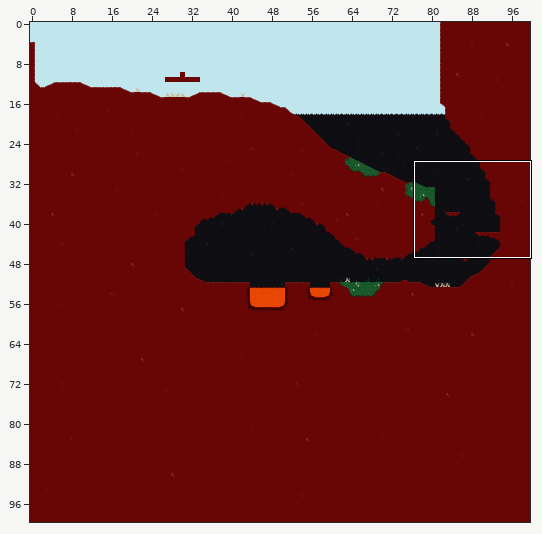
Tiled map: game/data/maps/start.tmx. Above: a wide view before the commit, with the close-up outlined.
Close-up. The starting point:
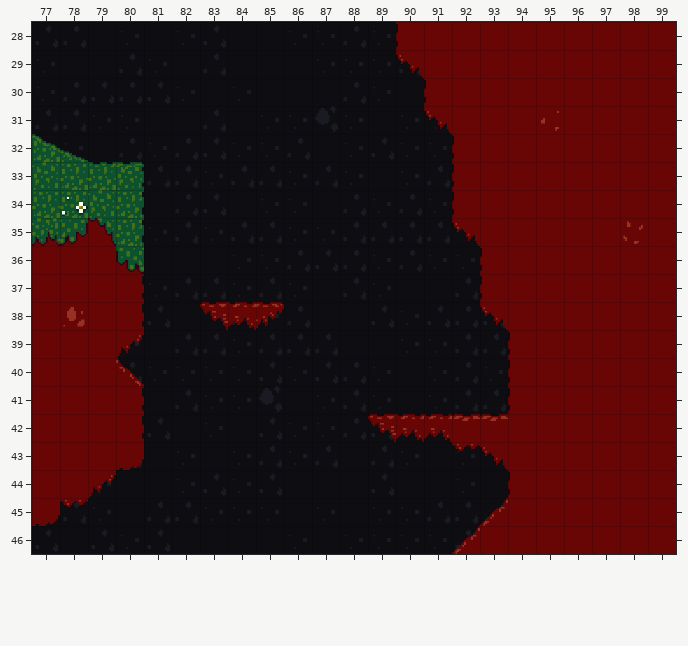
Cells are 32x32 px. Shown: x 77..99, y 28..46. The commit also changed other parts of the map, which this record leaves out.
After the commit:
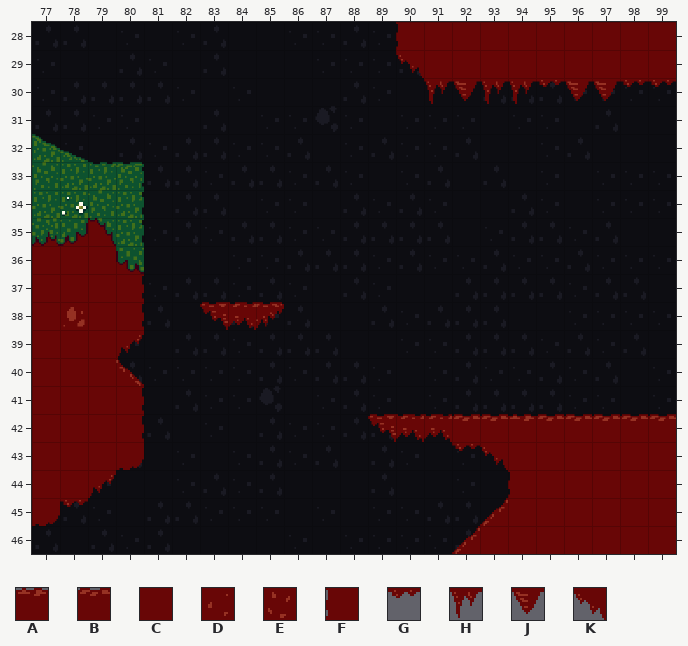
Key: from "tileset": A 3 "block", B 4 "block", C 17 "block", D 19 "block", E 20 "block", F 24 "block", G 34, H 35, J 36, K 38.
_ is an empty cell.
From old to new:
{"where": "layer \"Foreground\""}
{"y":30,"x":91,"old":"FCCCCCCCC","new":"HJHHGJJGG"}
{"y":31,"x":91,"old":"KCCCDCCCC","new":"_________"}
{"y":32,"x":92,"old":"FCCCCCCC","new":"________"}
{"y":33,"x":92,"old":"FCCCCCCC","new":"________"}
{"y":34,"x":92,"old":"FCCCCCCC","new":"________"}
{"y":35,"x":92,"old":"KCCCCCEC","new":"________"}
{"y":36,"x":93,"old":"FCCCCCC","new":"_______"}
{"y":37,"x":93,"old":"FCCCCCC","new":"_______"}
{"y":38,"x":93,"old":"KCCCCCC","new":"_______"}
{"y":39,"x":94,"old":"FCCCCC","new":"______"}
{"y":40,"x":94,"old":"FCCCCC","new":"______"}
{"y":41,"x":94,"old":"FCCCCC","new":"______"}
{"y":42,"x":94,"old":"CCCCCC","new":"ABBBBB"}
{"label":"changed","picture_box":[424,80,676,421]}
